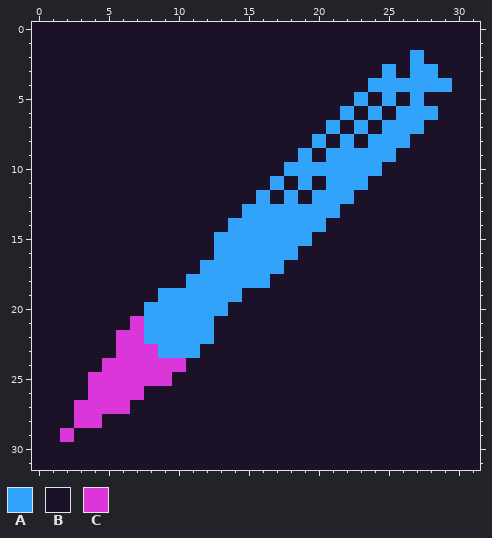
A pixel-art sprite gets an edit: config/openloader/resources/cabf-edits/pack.png. Above is the file before it was changed.
The file is 32x32 pixels. Colours within 5 levels of each other are drawn and written as one.
Palette (. is transparent): A #32a3fb  B #1b122a  C #da36da
Pixels before, first column x 0:
 0 BBBBBBBBBBBBBBBBBBBBBBBBBBBBBBBB
 1 BBBBBBBBBBBBBBBBBBBBBBBBBBBBBBBB
 2 BBBBBBBBBBBBBBBBBBBBBBBBBBBABBBB
 3 BBBBBBBBBBBBBBBBBBBBBBBBBABAABBB
 4 BBBBBBBBBBBBBBBBBBBBBBBBAAAAAABB
 5 BBBBBBBBBBBBBBBBBBBBBBBABABABBBB
 6 BBBBBBBBBBBBBBBBBBBBBBABABAAABBB
 7 BBBBBBBBBBBBBBBBBBBBBABABAAABBBB
 8 BBBBBBBBBBBBBBBBBBBBABABAAABBBBB
 9 BBBBBBBBBBBBBBBBBBBABAAAAABBBBBB
10 BBBBBBBBBBBBBBBBBBAAAAAAABBBBBBB
11 BBBBBBBBBBBBBBBBBABABAAABBBBBBBB
12 BBBBBBBBBBBBBBBBABABAAABBBBBBBBB
13 BBBBBBBBBBBBBBBAAAAAAABBBBBBBBBB
14 BBBBBBBBBBBBBBAAAAAAABBBBBBBBBBB
15 BBBBBBBBBBBBBAAAAAAABBBBBBBBBBBB
16 BBBBBBBBBBBBBAAAAAABBBBBBBBBBBBB
17 BBBBBBBBBBBBAAAAAABBBBBBBBBBBBBB
18 BBBBBBBBBBBAAAAAABBBBBBBBBBBBBBB
19 BBBBBBBBBAAAAAABBBBBBBBBBBBBBBBB
20 BBBBBBBBAAAAAABBBBBBBBBBBBBBBBBB
21 BBBBBBBCAAAAABBBBBBBBBBBBBBBBBBB
22 BBBBBBCCAAAAABBBBBBBBBBBBBBBBBBB
23 BBBBBBCCCAAABBBBBBBBBBBBBBBBBBBB
24 BBBBBCCCCCCBBBBBBBBBBBBBBBBBBBBB
25 BBBBCCCCCCBBBBBBBBBBBBBBBBBBBBBB
26 BBBBCCCCBBBBBBBBBBBBBBBBBBBBBBBB
27 BBBCCCCBBBBBBBBBBBBBBBBBBBBBBBBB
28 BBBCCBBBBBBBBBBBBBBBBBBBBBBBBBBB
29 BBCBBBBBBBBBBBBBBBBBBBBBBBBBBBBB
30 BBBBBBBBBBBBBBBBBBBBBBBBBBBBBBBB
31 BBBBBBBBBBBBBBBBBBBBBBBBBBBBBBBB
The result:
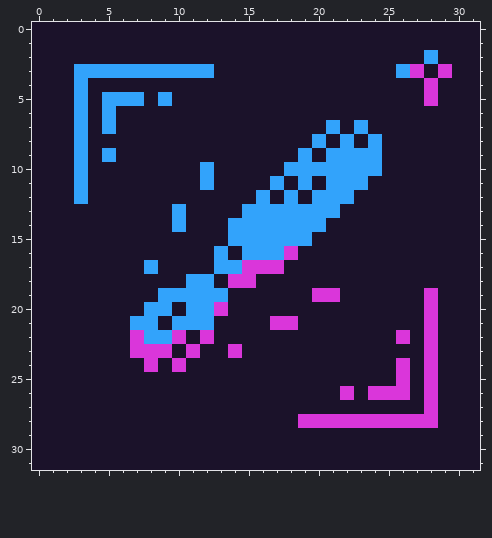
What changed:
{"y":2,"x":27,"old":"AB","new":"BA"}
{"y":3,"x":3,"old":"BBBBBBBBBB","new":"AAAAAAAAAA"}
{"y":3,"x":25,"old":"ABAAB","new":"BACBC"}
{"y":4,"x":3,"old":"B","new":"A"}
{"y":4,"x":24,"old":"AAAAAA","new":"BBBBCB"}
{"y":5,"x":3,"old":"B","new":"A"}
{"y":5,"x":5,"old":"BBB","new":"AAA"}
{"y":5,"x":9,"old":"B","new":"A"}
{"y":5,"x":23,"old":"A","new":"B"}
{"y":5,"x":25,"old":"A","new":"B"}
{"y":5,"x":27,"old":"AB","new":"BC"}
{"y":6,"x":3,"old":"B","new":"A"}
{"y":6,"x":5,"old":"B","new":"A"}
{"y":6,"x":22,"old":"A","new":"B"}
{"y":6,"x":24,"old":"A","new":"B"}
{"y":6,"x":26,"old":"AAA","new":"BBB"}
{"y":7,"x":3,"old":"B","new":"A"}
{"y":7,"x":5,"old":"B","new":"A"}
{"y":7,"x":25,"old":"AAA","new":"BBB"}
{"y":8,"x":3,"old":"B","new":"A"}
{"y":8,"x":25,"old":"AA","new":"BB"}
{"y":9,"x":3,"old":"B","new":"A"}
{"y":9,"x":5,"old":"B","new":"A"}
{"y":9,"x":25,"old":"A","new":"B"}
{"y":10,"x":3,"old":"B","new":"A"}
{"y":10,"x":12,"old":"B","new":"A"}
{"y":11,"x":3,"old":"B","new":"A"}
{"y":11,"x":12,"old":"B","new":"A"}
{"y":12,"x":3,"old":"B","new":"A"}
{"y":13,"x":10,"old":"B","new":"A"}
{"y":14,"x":10,"old":"B","new":"A"}
{"y":15,"x":13,"old":"A","new":"B"}
{"y":16,"x":14,"old":"A","new":"B"}
{"y":16,"x":18,"old":"A","new":"C"}
{"y":17,"x":8,"old":"B","new":"A"}
{"y":17,"x":12,"old":"A","new":"B"}
{"y":17,"x":15,"old":"AAA","new":"CCC"}
{"y":18,"x":13,"old":"AAAA","new":"BCCB"}
{"y":19,"x":14,"old":"A","new":"B"}
{"y":19,"x":20,"old":"BB","new":"CC"}
{"y":19,"x":28,"old":"B","new":"C"}
{"y":20,"x":10,"old":"A","new":"B"}
{"y":20,"x":13,"old":"A","new":"C"}
{"y":20,"x":28,"old":"B","new":"C"}
{"y":21,"x":7,"old":"C","new":"A"}
{"y":21,"x":9,"old":"A","new":"B"}
{"y":21,"x":17,"old":"BB","new":"CC"}
{"y":21,"x":28,"old":"B","new":"C"}
{"y":22,"x":6,"old":"C","new":"B"}
{"y":22,"x":10,"old":"AAA","new":"CBC"}
{"y":22,"x":26,"old":"B","new":"C"}
{"y":22,"x":28,"old":"B","new":"C"}
{"y":23,"x":6,"old":"C","new":"B"}
{"y":23,"x":9,"old":"AAA","new":"CBC"}
{"y":23,"x":14,"old":"B","new":"C"}
{"y":23,"x":28,"old":"B","new":"C"}
{"y":24,"x":5,"old":"CCC","new":"BBB"}
{"y":24,"x":9,"old":"C","new":"B"}
{"y":24,"x":26,"old":"B","new":"C"}
{"y":24,"x":28,"old":"B","new":"C"}
{"y":25,"x":4,"old":"CCCCCC","new":"BBBBBB"}
{"y":25,"x":26,"old":"B","new":"C"}
{"y":25,"x":28,"old":"B","new":"C"}
{"y":26,"x":4,"old":"CCCC","new":"BBBB"}
{"y":26,"x":22,"old":"B","new":"C"}
{"y":26,"x":24,"old":"BBB","new":"CCC"}
{"y":26,"x":28,"old":"B","new":"C"}
{"y":27,"x":3,"old":"CCCC","new":"BBBB"}
{"y":27,"x":28,"old":"B","new":"C"}
{"y":28,"x":3,"old":"CC","new":"BB"}
{"y":28,"x":19,"old":"BBBBBBBBBB","new":"CCCCCCCCCC"}
{"y":29,"x":2,"old":"C","new":"B"}
{"label":"changed","picture_box":[60,50,452,442]}
